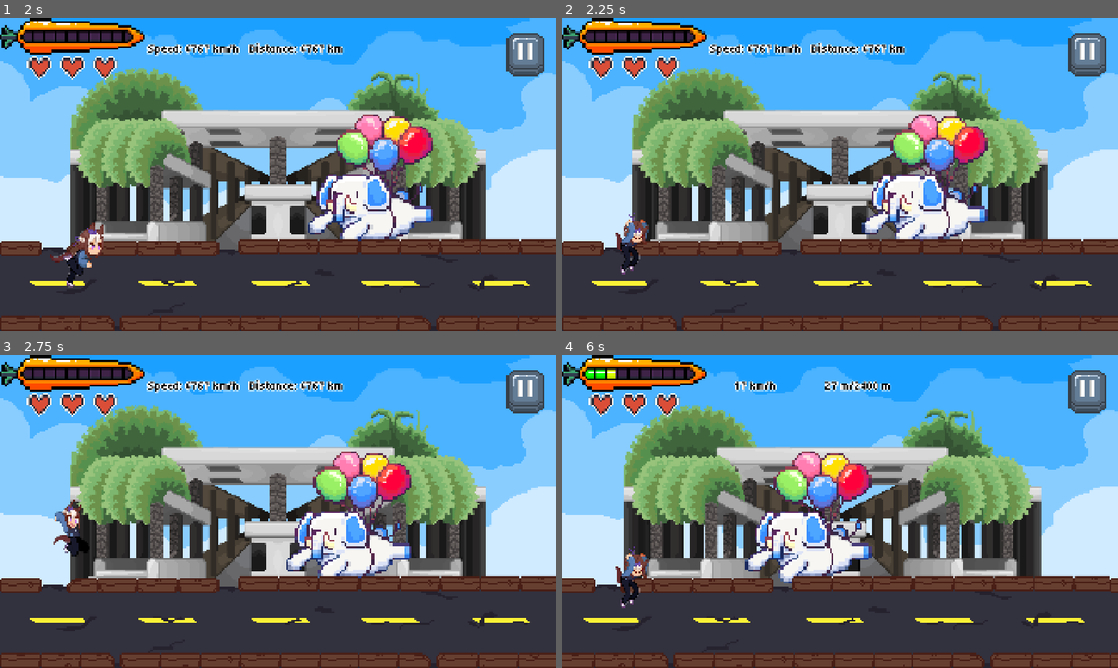
Above: before the commit, frames 1-4 (two rows, left to right).
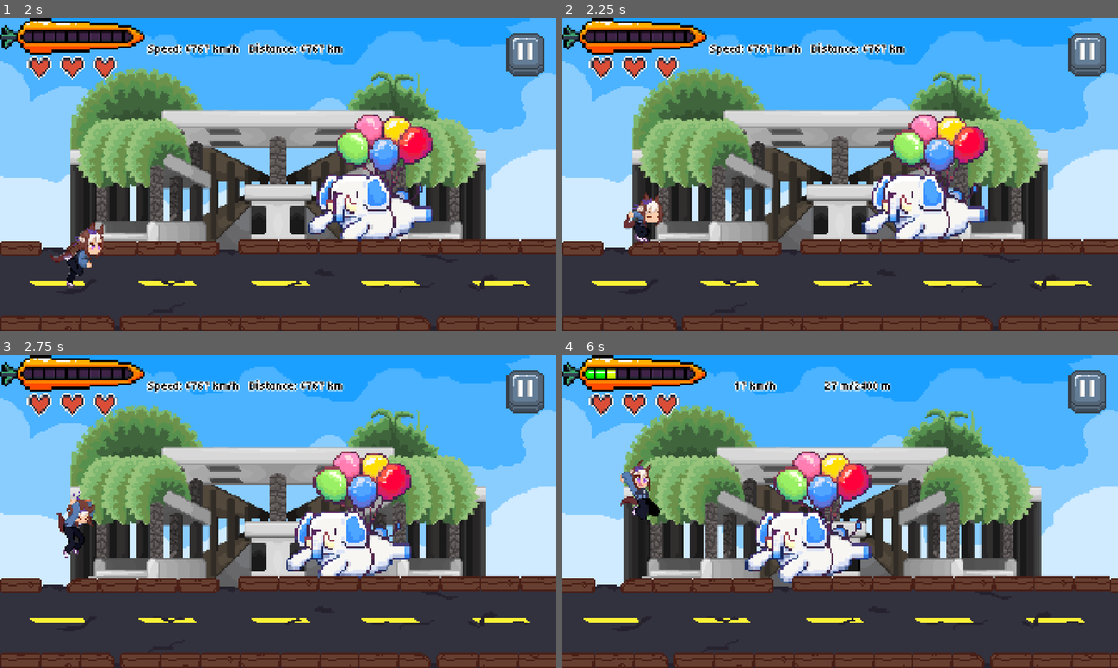
Above: after the commit, the same moments.

Repository: sbxte/sparta26-gamedev
Game: Godot game, scene res://scenes/ui/main_menu.tscn
Same seed, same stepped clock (60 frames per second), same inputs: the game is played once before the commit and once after it.
Inputs (mouse positions are in pixels of both pictures, inside the frame that each line leads up to):
- Up to frame 1 (2 s): click (283, 202) at 0.5 s; click (278, 174) at 1.25 s
- Up to frame 2 (2.25 s): hold Up (ui_up) from 2.03 s (still down); hold Shift (boost) from 2.03 s (still down)
- Up to frame 3 (2.75 s): keep holding Up (ui_up); keep holding Shift (boost)
- Up to frame 4 (6 s): release Shift (boost) at 2.78 s; tap Shift (boost) at 2.85, 4.35, 5.85 s; release Up (ui_up) at 3.53 s; hold Down (ui_down) 3.53-4.28 s; hold Shift (boost) 3.53-4.28 s; hold Up (ui_up) 4.28-5.78 s; hold Shift (boost) 5.03-5.78 s; hold Down (ui_down) from 5.78 s (still down)

Frame 1 is identical in both runs. In frame 2, 0.9% of the frame differs, in the area x 9-19%, y 55-82%; in frame 3, 0.8%; in frame 4, 1.3%, in the area x 9-18%, y 33-81%.

Commit message:
fix: good fucking enough

Diff:
--- a/scenes/session.tscn
+++ b/scenes/session.tscn
@@ -151,28 +151,24 @@
 shape = SubResource("RectangleShape2D_bnxdp")
 
 [node name="Jump" type="AnimatedSprite2D" parent="Player" unique_id=1937579268]
-visible = false
-position = Vector2(-22.999985, 75.29999)
-scale = Vector2(0.481, 0.574)
+position = Vector2(-0.8650017, -76.999985)
+scale = Vector2(0.54807574, 0.62399995)
 sprite_frames = SubResource("SpriteFrames_fmcrr")
-frame = 1
-frame_progress = 0.3160439
+frame = 2
+frame_progress = 0.53340995
 
 [node name="JumpShape" type="CollisionShape2D" parent="Player" unique_id=419015850]
-visible = false
 position = Vector2(0, -70)
 shape = SubResource("RectangleShape2D_w6gu6")
 
 [node name="Slide" type="AnimatedSprite2D" parent="Player" unique_id=531511860]
-visible = false
-position = Vector2(-11, -23)
-scale = Vector2(0.38046956, 0.38046956)
+position = Vector2(6.722534, -55.894337)
+scale = Vector2(0.4341742, 0.45356807)
 sprite_frames = SubResource("SpriteFrames_hh41f")
 frame = 1
 frame_progress = 0.91409075
 
 [node name="SlideShape" type="CollisionShape2D" parent="Player" unique_id=88708347]
-visible = false
 position = Vector2(0, -32)
 shape = SubResource("RectangleShape2D_eemmi")
 
